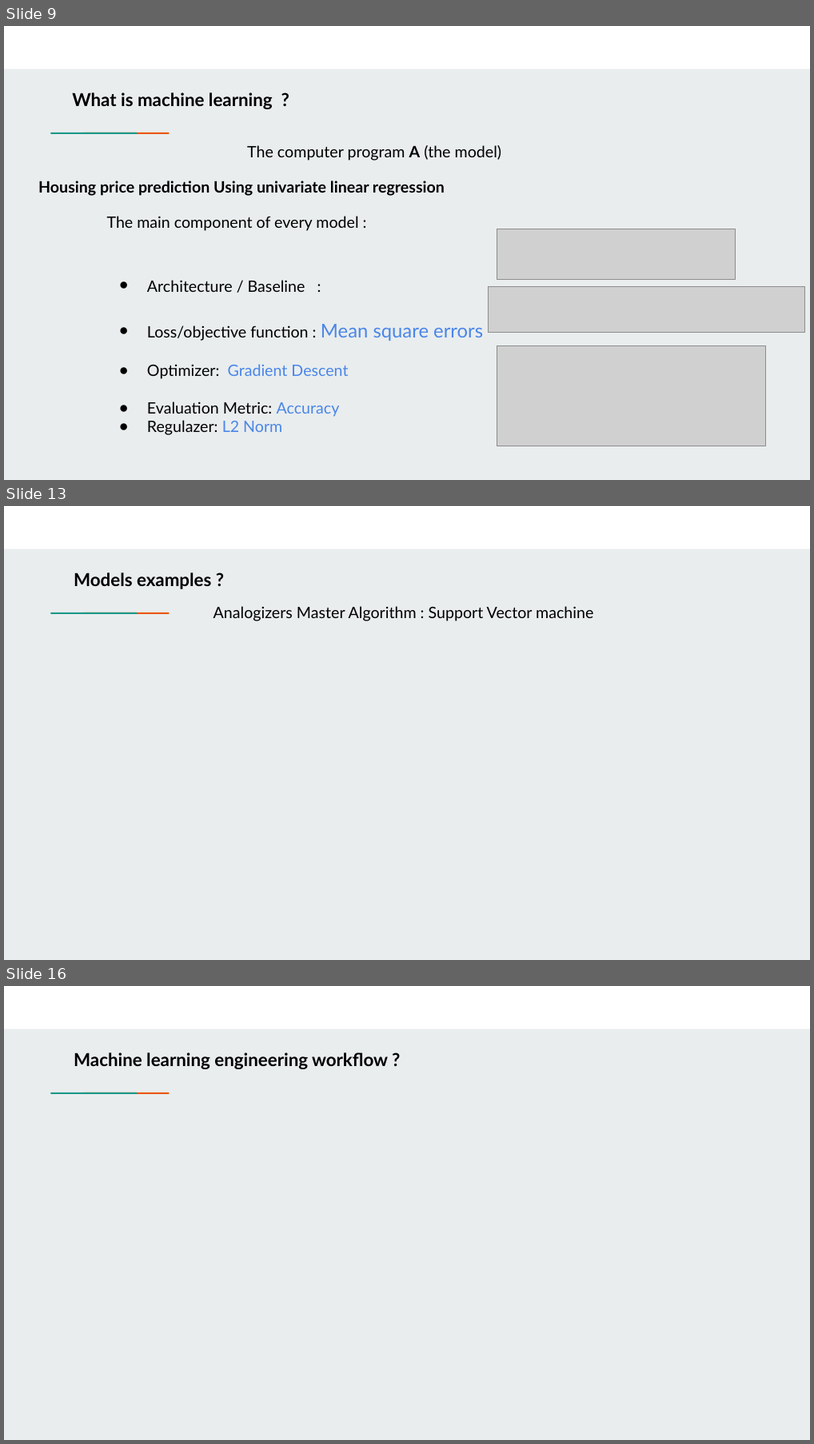
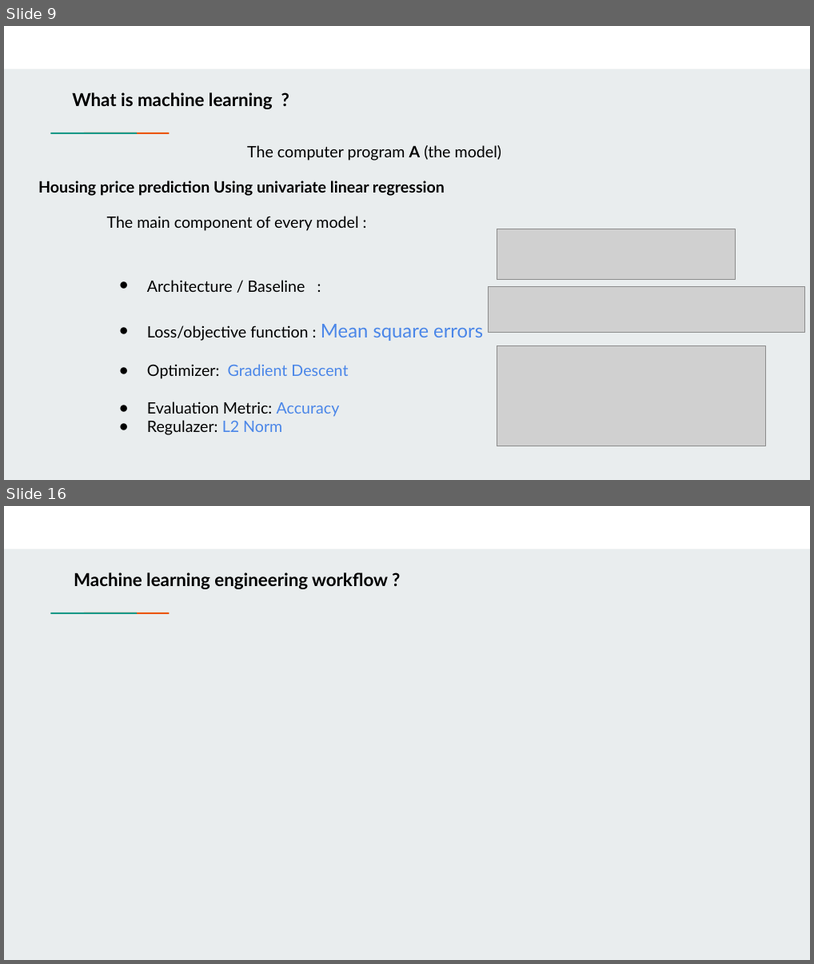
Before and after one commit to farouqBenarous/Machine_Learning_101_Workshop, a slide deck: 20-03-2021/Presentation/Machine learning 101.pptx. Shown one above the other, each under a label of ours: slides 9, 13 and 16 before the commit, slides 9 and 16 after it; the slides between them are not shown. The pictures are 814x1444 and 814x964 pixels, drawn with LibreOffice and Linux fonts; fonts in the diff are those of the drawing; grey boxes stand for pictures. Boxes give left, top, right and bottom in pixels: in the first picture for what was removed or moved away, otherwise in the second. Text is boxed around its words. In the diff, an @@ line names an element or a change of style, - is before the commit and + after.

Commit message:
add the svm example code and presentation

```diff
--- a/20-03-2021/Presentation/Machine learning 101.pptx
+++ b/20-03-2021/Presentation/Machine learning 101.pptx
@@ slide 13 removed at bbox=[4, 506, 810, 960], background #E9EDEE; not listed: 3 template elements that a slide beside it also shows @@
@@ text removed at bbox=[74, 572, 211, 589] @@
-Models examples ?
@@ text removed at bbox=[214, 606, 594, 621] @@
-Analogizers Master Algorithm : Support Vector machine
```
Also in this commit, not shown: 8 slides changed, 2 slides added, 2 other files.
